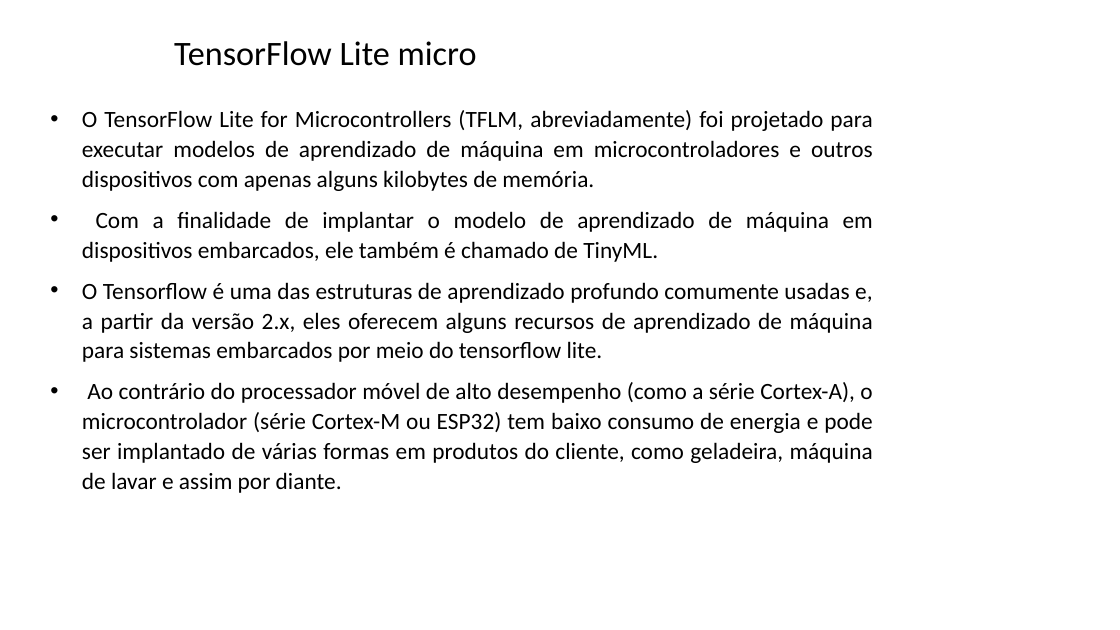
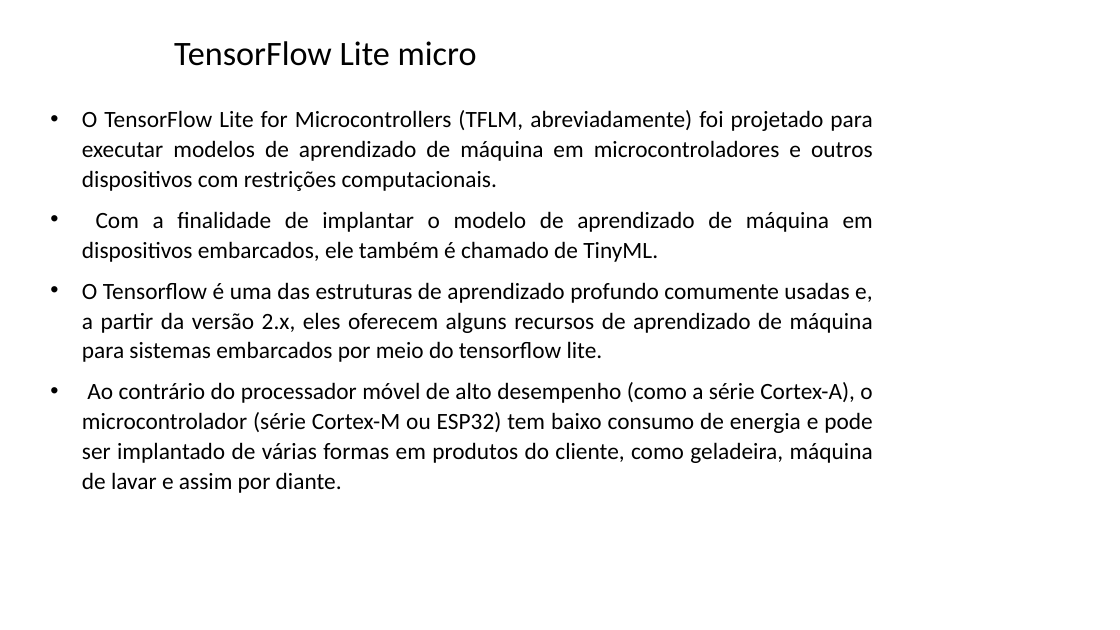
Before and after one commit to zz4fap/tp557-iot-ml, a slide deck: slide 39 of slides/TP557_14_introducao_tensorflowlite.pptx (slide 40 before the commit). Drawn at 1120x630 pixels with LibreOffice and Linux fonts; fonts in the diff are those of the drawing; background and template pictures are left out. Boxes give left, top, right and bottom in pixels: in the first picture for what was removed or moved away, otherwise in the second. Text is boxed around its words. In the diff, an @@ line names an element or a change of style, - is before the commit and + after.

```diff
--- a/slides/TP557_14_introducao_tensorflowlite.pptx
+++ b/slides/TP557_14_introducao_tensorflowlite.pptx
@@ text at bbox=[82, 110, 873, 191]: text changed @@
-• O TensorFlow Lite for Microcontrollers (TFLM, abreviadamente) foi projetado para executar modelos de aprendizado de máquina em microcontroladores e outros dispositivos com apenas alguns kilobytes de memória.
+• O TensorFlow Lite for Microcontrollers (TFLM, abreviadamente) foi projetado para executar modelos de aprendizado de máquina em microcontroladores e outros dispositivos com restrições computacionais.
```
Also in this commit, not shown: 8 other slides changed, 1 slide removed.
